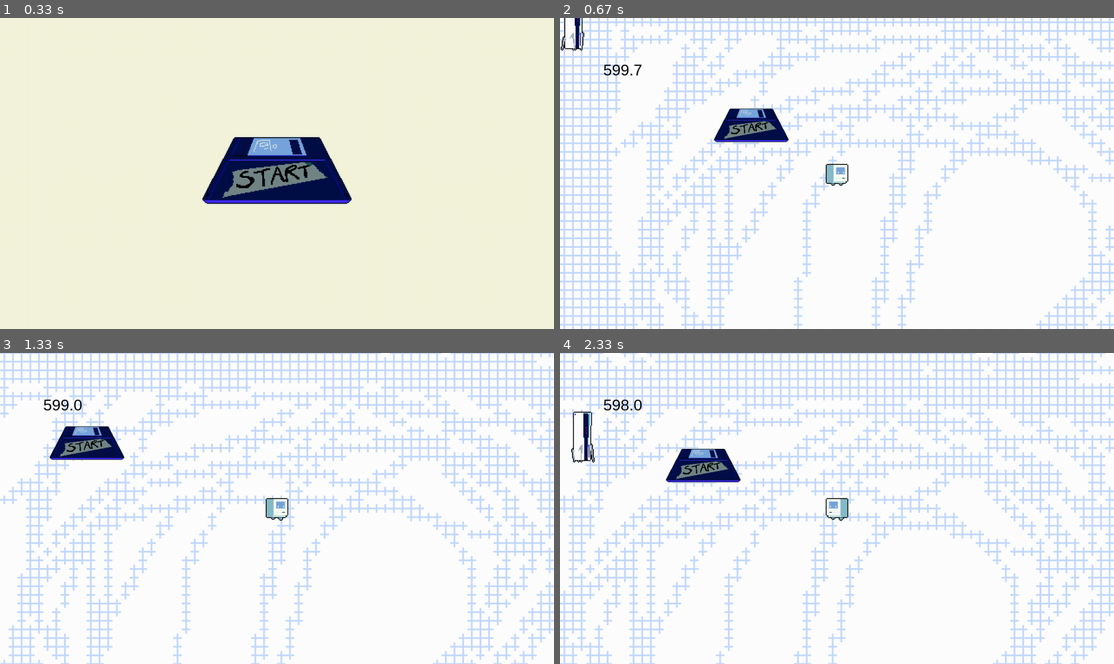
Above: before the commit, frames 1-4 (two rows, left to right).
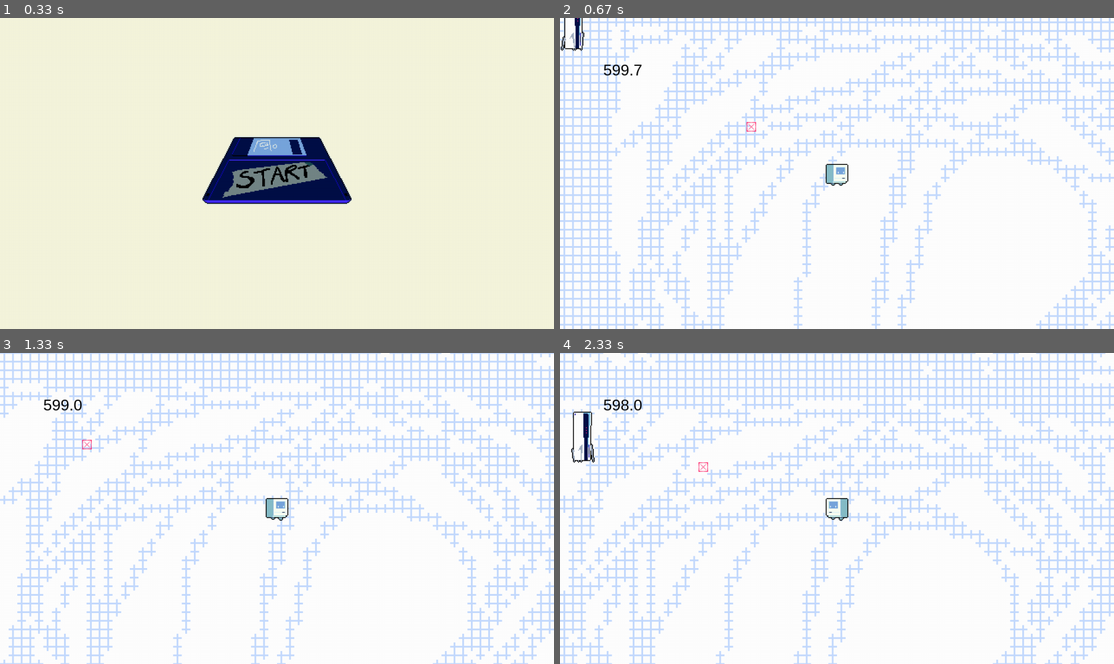
Above: after the commit, the same moments.

Repository: evelyn-keefner/portfolio
Game: pygame game, started from ch09/final/main.py
The game is run twice, just before and just after one commit, with the same random seed, the same clock (stepped at 60 frames per second) and the same inputs.
Inputs (mouse positions are in pixels of both pictures, inside the frame that each line leads up to):
- Up to frame 1 (0.33 s): no input
- Up to frame 2 (0.67 s): click (837, 173) at 0.38 s
- Up to frame 3 (1.33 s): hold D 0.67-1.13 s; move the mouse to (277, 530) at 0.7 s; hold W from 1.17 s (still down)
- Up to frame 4 (2.33 s): release W at 1.47 s; hold D 1.5-1.97 s; hold A from 2 s (still down)

Frame 1 is identical in both runs. In frame 2, 1.2% of the frame differs, in the area x 27-42%, y 29-40%; in frame 3, 1.2%; in frame 4, 1.2%, in the area x 19-33%, y 30-42%.

Commit message:
background change

Diff:
--- a/ch09/final/main.py
+++ b/ch09/final/main.py
@@ -60,9 +60,9 @@
         self.enemy_group.add(test_enemy)
 
         start_button = Button(self.center_pos, self.menu_button_group, 'assets/assets_ui/start_button.webp', '')
-        selection_button1 = Button((self.window_x/2, self.window_y/2+120), self.selection_button_group, 'assets/placeholder_assets/small_button.png', 'PLACEHOLDER TEXT')
-        selection_button2 = Button((self.window_x/2, self.window_y/2+20), self.selection_button_group, 'assets/placeholder_assets/small_button.png', 'PLACEHOLDER TEXT')
-        selection_button3 = Button((self.window_x/2, self.window_y/2-80), self.selection_button_group, 'assets/placeholder_assets/small_button.png', 'PLACEHOLDER TEXT')
+        selection_button1 = Button((self.window_x/2, self.window_y/2+120), self.selection_button_group, 'assets/assets_ui/button.webp', 'PLACEHOLDER TEXT')
+        selection_button2 = Button((self.window_x/2, self.window_y/2+20), self.selection_button_group, 'assets/assets_ui/button.webp', 'PLACEHOLDER TEXT')
+        selection_button3 = Button((self.window_x/2, self.window_y/2-80), self.selection_button_group, 'assets/assets_ui/button.webp', 'PLACEHOLDER TEXT')
 
         timer_text = self.font.render("", True, (255,255,225))
 
--- a/ch09/final/src/bullet.py
+++ b/ch09/final/src/bullet.py
@@ -9,7 +9,7 @@
         self.enemy_group = enemy_group
 
         self.display_surface = pygame.display.get_surface()
-        self.image = pygame.image.load('assets/assets_ui/start_button.webp')
+        self.image = pygame.image.load('assets/assets_ui/bullet.webp')
         # self.image = pygame.image.load()
         self.rect = self.image.get_rect(center = pos) # image_group needs an image and a rect in order to use it's built in functions draw() and update()
 
--- a/ch09/final/src/experience.py
+++ b/ch09/final/src/experience.py
@@ -3,7 +3,7 @@
 class Experience(pygame.sprite.Sprite): # class inherits from the sprite class to be able to add it to a sprite group and use update() and draw()
     def __init__(self, pos, group, value):
         super().__init__(group) # adds player sprite into the camera_group sprite group calling the sprite constructor Sprite(self, group)
-        self.image = pygame.image.load('assets/placeholder_assets/experience.png')
+        self.image = pygame.image.load('assets/assets_ui/exp.webp')
         self.rect = self.image.get_rect(center = pos) # image_group needs an image and a rect in order to use it's built in functions draw() and update()
         self.value = value
 
Binary file added: ch09/final/assets/assets_ui/bullet.webp
Binary file added: ch09/final/assets/assets_ui/button.webp
Binary file added: ch09/final/assets/assets_ui/exp.webp
